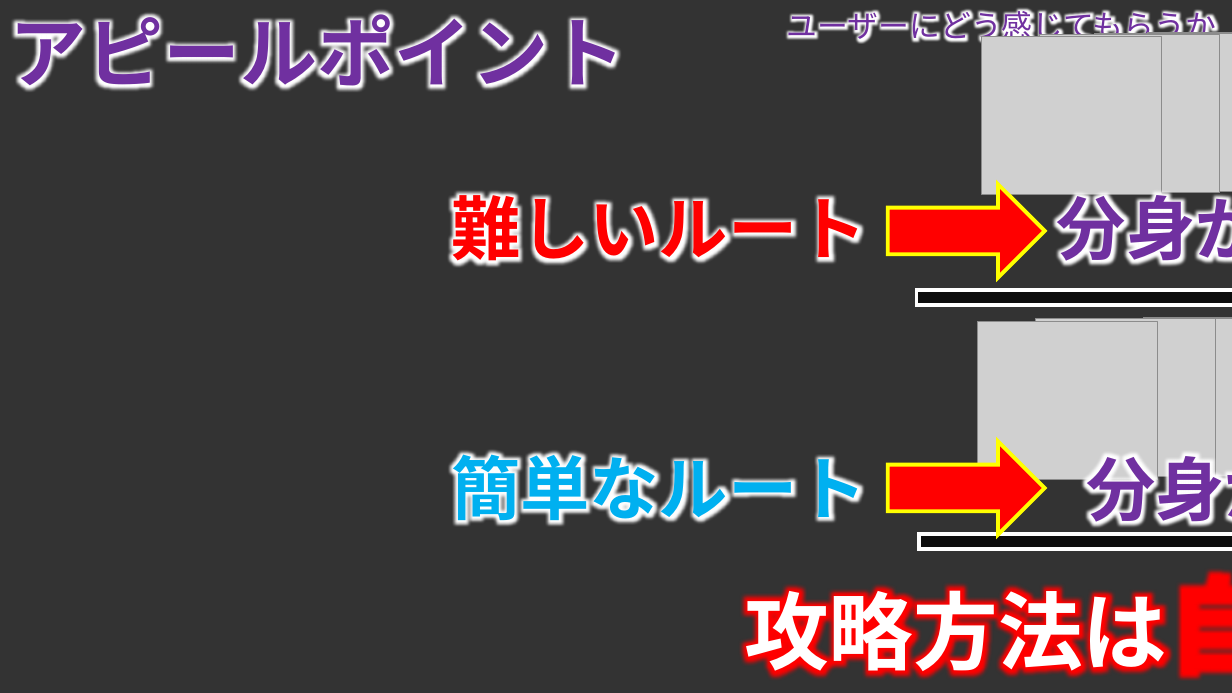
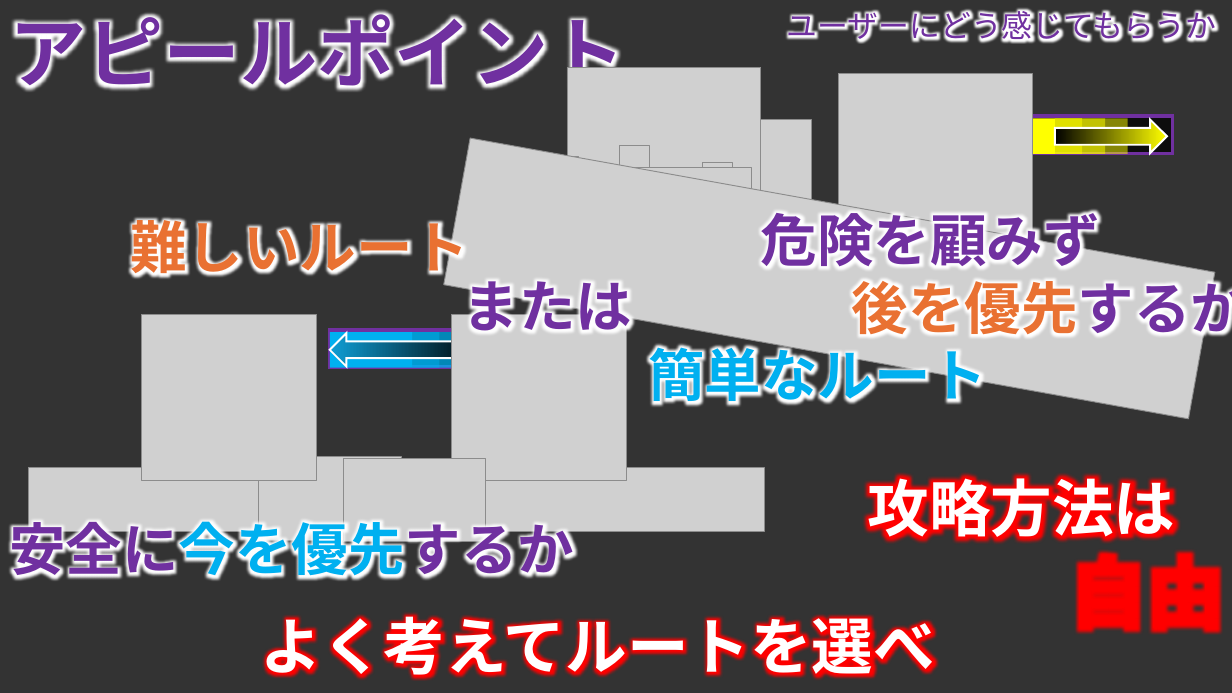
Before and after one commit to TomoyaKanazaki/TeamNinja, a slide deck: slide 12 of 98_plan/00_pptx/100_mainplan.pptx (slide 9 before the commit). Drawn at 1232x693 pixels with LibreOffice and Linux fonts; fonts in the diff are those of the drawing; grey boxes stand for pictures; background and template pictures are left out. Boxes give left, top, right and bottom in pixels: in the first picture for what was removed or moved away, otherwise in the second. Text is boxed around its words. In the diff, an @@ line names an element or a change of style, - is before the commit and + after.

```diff
--- a/98_plan/00_pptx/100_mainplan.pptx
+++ b/98_plan/00_pptx/100_mainplan.pptx
@@ picture removed at <box>982,36,1163,194</box> @@
@@ group added at <box>899,116,1173,154</box>: 5 rectangles, 1 right arrow @@
@@ picture added at <box>444,138,1215,419</box> @@
@@ group added at <box>548,67,1032,281</box>: 7 pictures @@
@@ text "難しいルート": place and size @@
-text "難しいルート" at <box>451,191,867,267</box>
+text "難しいルート" at <box>131,211,470,283</box>
@@ text "難しいルート" at <box>131,211,470,283</box>: size 54 to 44 pt, text colour #FF0000 to #E97132 @@
@@ text added at <box>761,204,1232,344</box>, 44 pt, text #7030A0, bold @@
+危険を顧みず
+後を優先するか
@@ right arrow removed at <box>888,184,1045,277</box> @@
@@ text removed at <box>1057,184,1232,271</box> @@
-分身が増える
@@ text added at <box>463,280,632,342</box>, 44 pt, text #7030A0, bold @@
+または
@@ rectangle removed at <box>917,290,1232,306</box> @@
@@ picture: place and size @@
-picture at <box>1040,34,1220,192</box>
+picture at <box>142,315,317,481</box>
@@ picture: place and size @@
-picture at <box>1202,32,1232,190</box>
+picture at <box>452,315,627,481</box>
@@ group removed at <box>978,318,1232,480</box>: 4 pictures @@
@@ group added at <box>330,330,603,368</box>: 5 rectangles, 1 right arrow @@
@@ text "簡単なルート": place and size @@
-text "簡単なルート" at <box>451,444,867,531</box>
+text "簡単なルート" at <box>648,339,987,411</box>
@@ text "簡単なルート" at <box>648,339,987,411</box>: size 54 to 44 pt @@
@@ right arrow removed at <box>888,442,1045,535</box> @@
@@ text removed at <box>1086,445,1232,532</box> @@
-分身が減る
@@ picture added at <box>29,468,281,532</box> @@
@@ picture at <box>259,457,401,541</box>: rotation 0 to 90 degrees @@
@@ picture at <box>343,458,485,542</box>: rotation 0 to 90 degrees @@
@@ picture added at <box>473,468,764,532</box> @@
@@ text at <box>867,468,1223,641</box>: text changed; size 66 to 48 pt @@
-攻略方法は自由
+攻略方法は
+自由
@@ text added at <box>9,513,574,585</box>, 44 pt, text #7030A0, bold @@
+安全に今を優先するか
@@ rectangle removed at <box>920,534,1232,550</box> @@
@@ text added at <box>261,614,935,680</box>, 48 pt, text #FFFFFF, bold @@
+よく考えてルートを選べ
```
Also in this commit, not shown: 6 other slides changed, 3 slides added, 20 other files.
